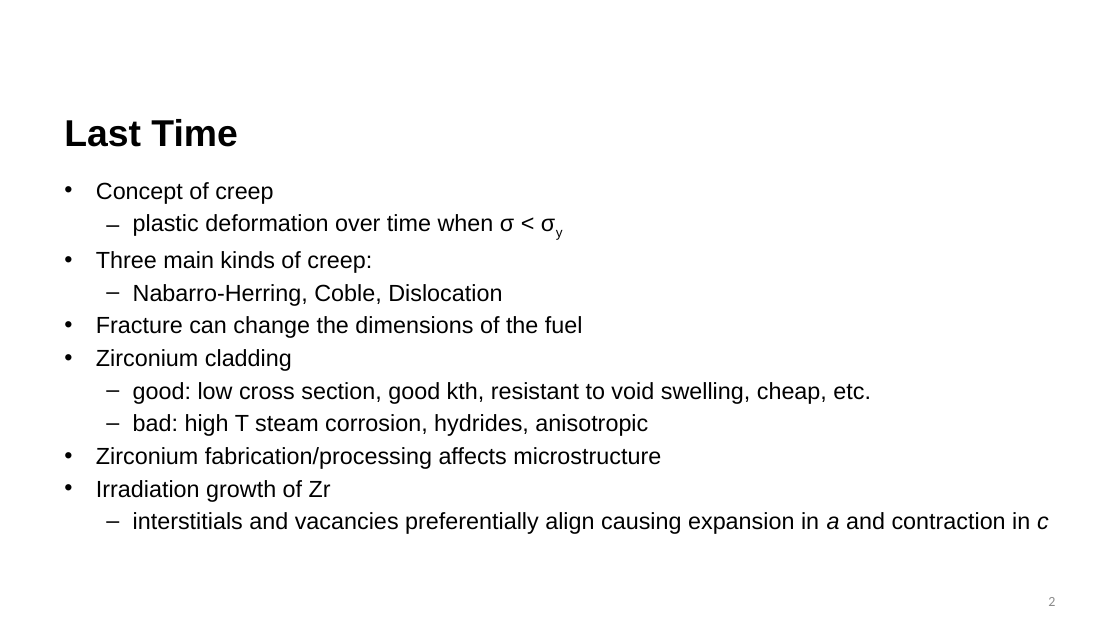
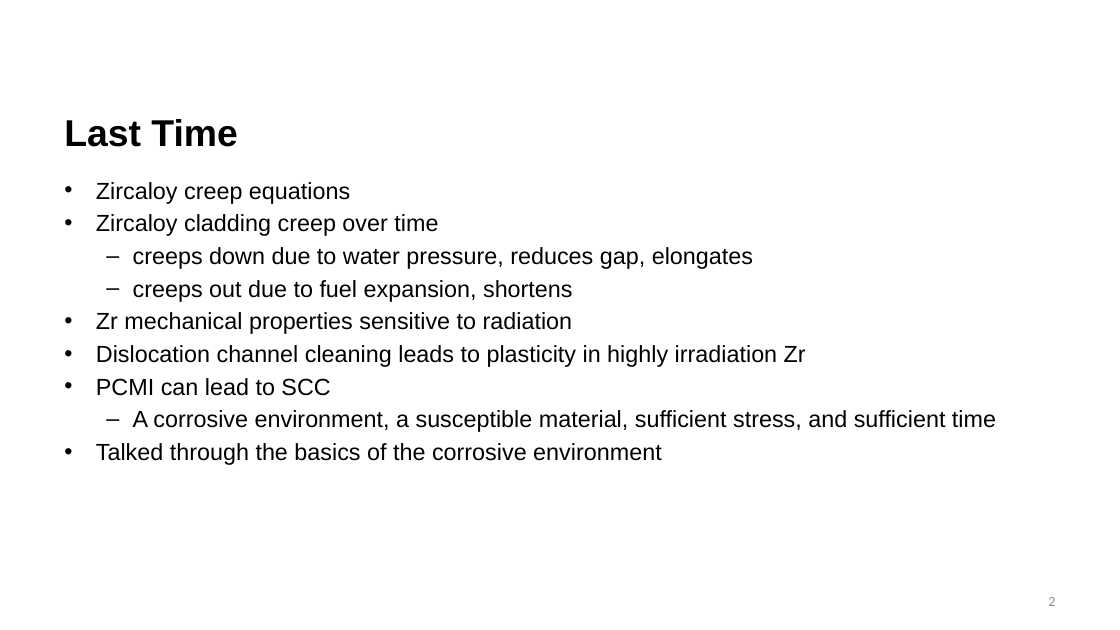
Before and after one commit to benbeeler/TEACHING, a slide deck: slide 2 of Nuclear_Fuel_Performance/NE533_Spring2025/Module3/Lec15_PCI.pptx. Drawn at 1120x630 pixels with LibreOffice and Linux fonts; fonts in the diff are those of the drawing; background and template pictures are left out. Boxes give left, top, right and bottom in pixels: in the first picture for what was removed or moved away, otherwise in the second. Text is boxed around its words. In the diff, an @@ line names an element or a change of style, - is before the commit and + after.

```diff
--- a/Nuclear_Fuel_Performance/NE533_Spring2025/Module3/Lec15_PCI.pptx
+++ b/Nuclear_Fuel_Performance/NE533_Spring2025/Module3/Lec15_PCI.pptx
@@ text at (96,182,996,465): text changed @@
-• Concept of creep
-  – plastic deformation over time when σ < σy
-• Three main kinds of creep:
-  – Nabarro-Herring, Coble, Dislocation
-• Fracture can change the dimensions of the fuel
-• Zirconium cladding
-  – good: low cross section, good kth, resistant to void swelling, cheap, etc.
-  – bad: high T steam corrosion, hydrides, anisotropic
-• Zirconium fabrication/processing affects microstructure
-• Irradiation growth of Zr
-  – interstitials and vacancies preferentially align causing expansion in a and contraction in c
+• Zircaloy creep equations
+• Zircaloy cladding creep over time
+  – creeps down due to water pressure, reduces gap, elongates
+  – creeps out due to fuel expansion, shortens
+• Zr mechanical properties sensitive to radiation
+• Dislocation channel cleaning leads to plasticity in highly irradiation Zr
+• PCMI can lead to SCC
+  – A corrosive environment, a susceptible material, sufficient stress, and sufficient time
+• Talked through the basics of the corrosive environment
```
Also in this commit, not shown: 3 other files.
